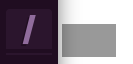
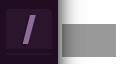
Layered file, before and after one edit (133×64). Changes by layer:
renamed "bar shadow" to "sidebar shadow", painted on it over <box>58,0,81,64</box>
